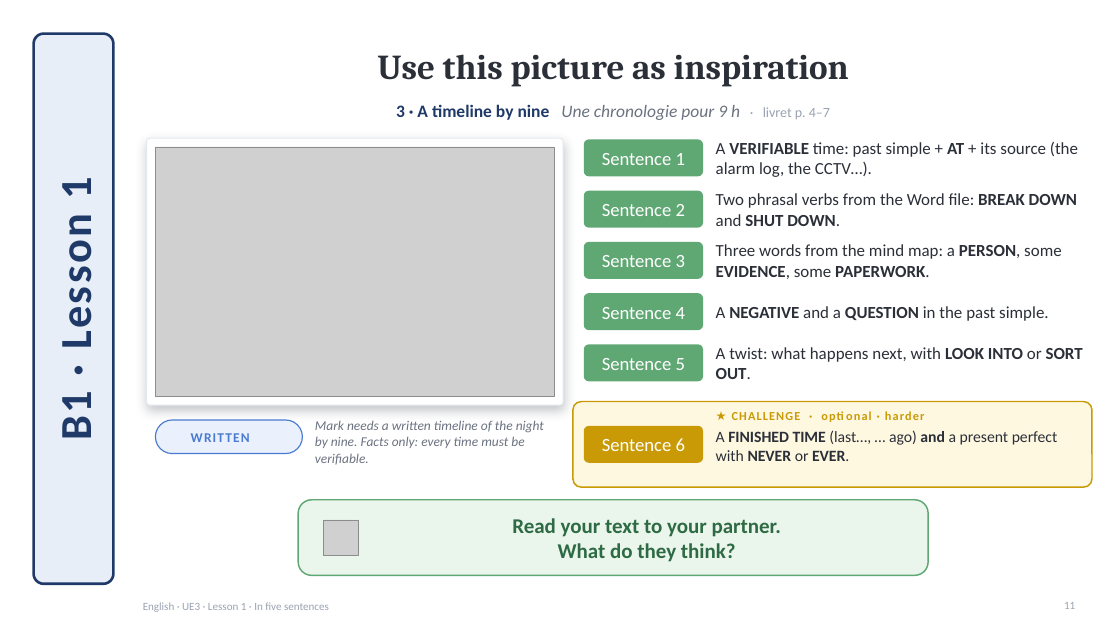
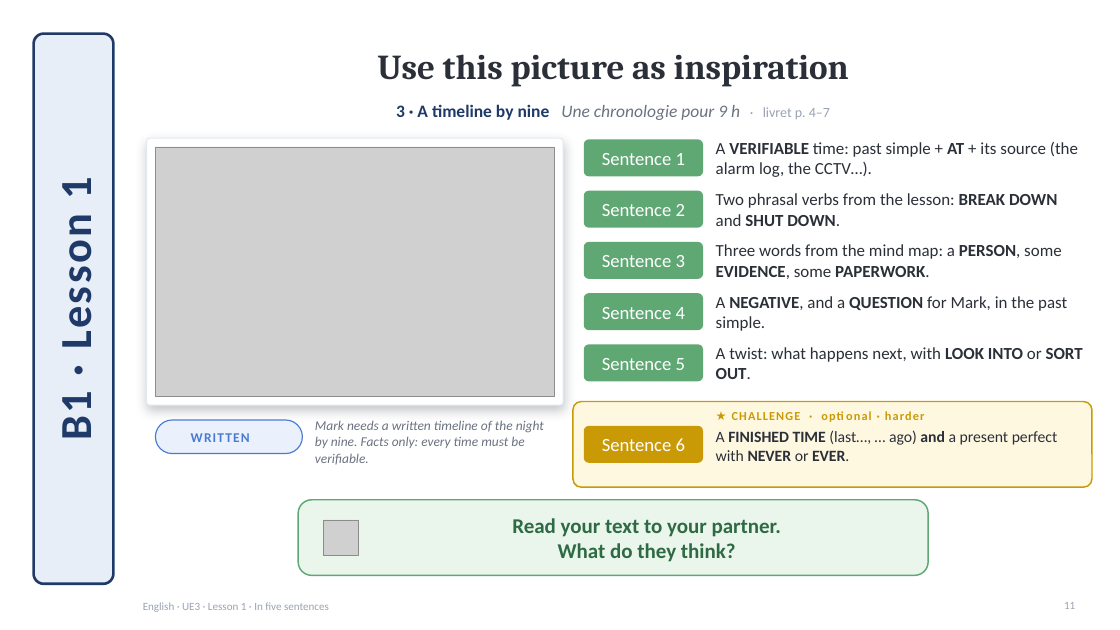
Before and after one commit to ajouniaux/talenleren, a slide deck: slide 11 of anglais_productions/powerpoints/UE3_Lesson1_In_five_sentences.pptx. Drawn at 1120x630 pixels with LibreOffice and Linux fonts; fonts in the diff are those of the drawing; grey boxes stand for pictures; background and template pictures are left out. Boxes give left, top, right and bottom in pixels: in the first picture for what was removed or moved away, otherwise in the second. Text is boxed around its words. In the diff, an @@ line names an element or a change of style, - is before the commit and + after.

```diff
--- a/anglais_productions/powerpoints/UE3_Lesson1_In_five_sentences.pptx
+++ b/anglais_productions/powerpoints/UE3_Lesson1_In_five_sentences.pptx
@@ text at bbox=[716, 193, 1057, 226]: text changed @@
-Two phrasal verbs from the Word file: BREAK DOWN and SHUT DOWN.
+Two phrasal verbs from the lesson: BREAK DOWN and SHUT DOWN.
@@ text at bbox=[716, 296, 1067, 331]: text changed @@
-A NEGATIVE and a QUESTION in the past simple.
+A NEGATIVE, and a QUESTION for Mark, in the past simple.
```
Also in this commit, not shown: 5 other slides changed, 2 other files.
